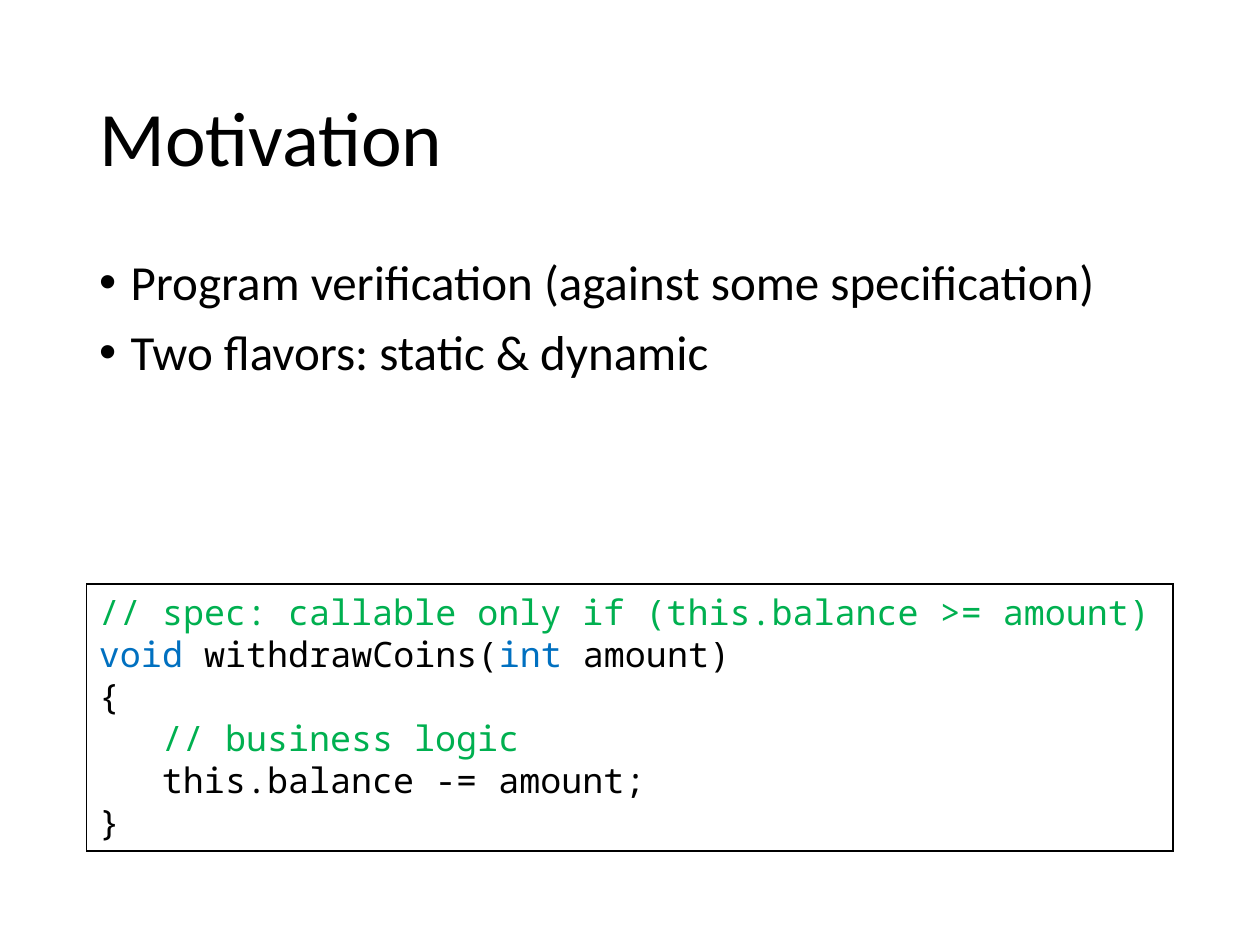
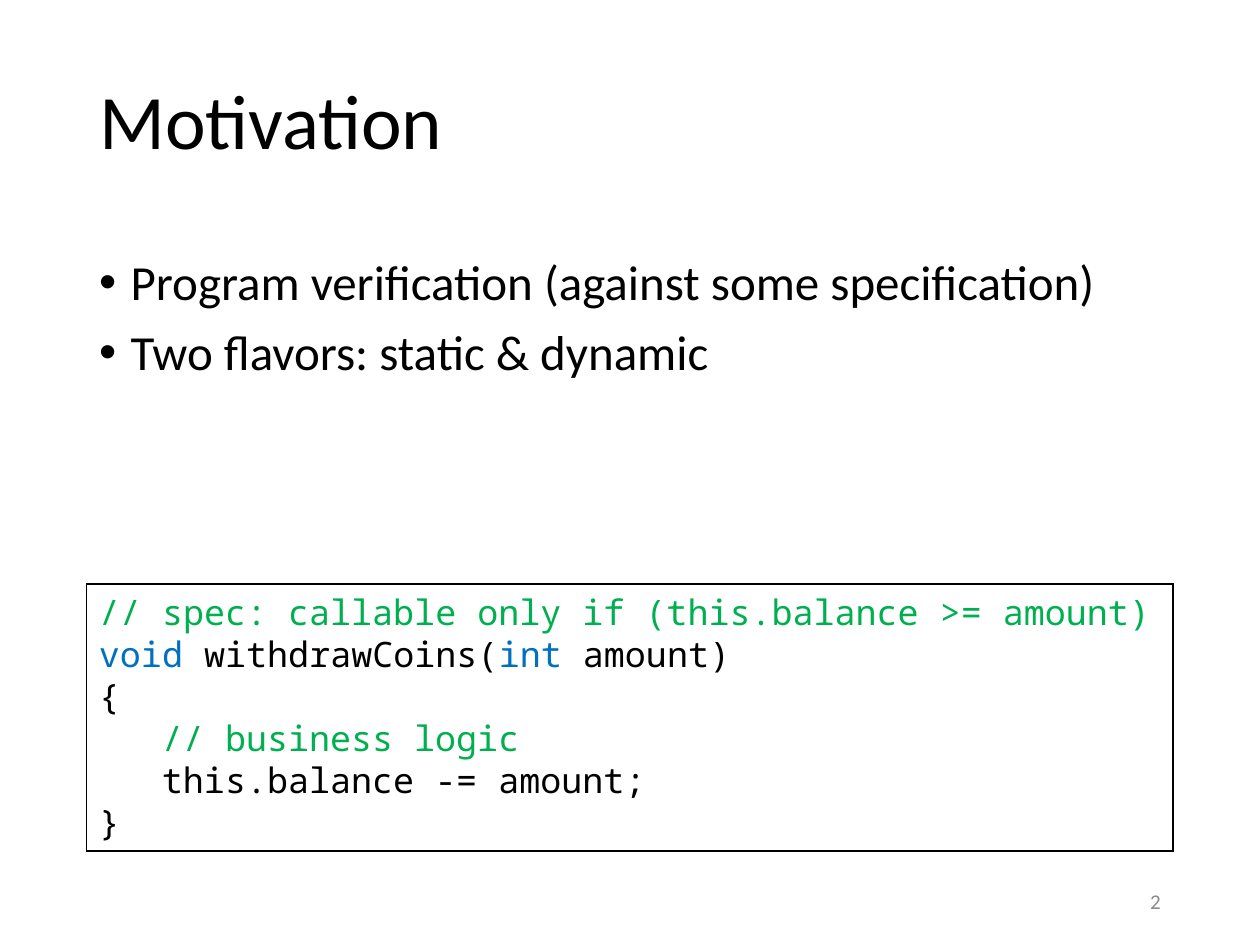
Before and after one commit to olydis/GradVerThesis, a slide deck: slide 2 of presentation/PLunch.pptx. Drawn at 1260x945 pixels with LibreOffice and Linux fonts; fonts in the diff are those of the drawing. Boxes give left, top, right and bottom in pixels: in the first picture for what was removed or moved away, otherwise in the second. Text is boxed around its words. In the diff, an @@ line names an element or a change of style, - is before the commit and + after.

```diff
--- a/presentation/PLunch.pptx
+++ b/presentation/PLunch.pptx
@@ title "Motivation": place and size @@
-title "Motivation" at box(99, 112, 442, 167)
+title "Motivation" at box(99, 95, 442, 150)
@@ page number added at box(1150, 895, 1161, 909), 12 pt, text #8C8C8C @@
+2
```
Also in this commit, not shown: 8 other slides changed, 2 slides added, 7 other files.
